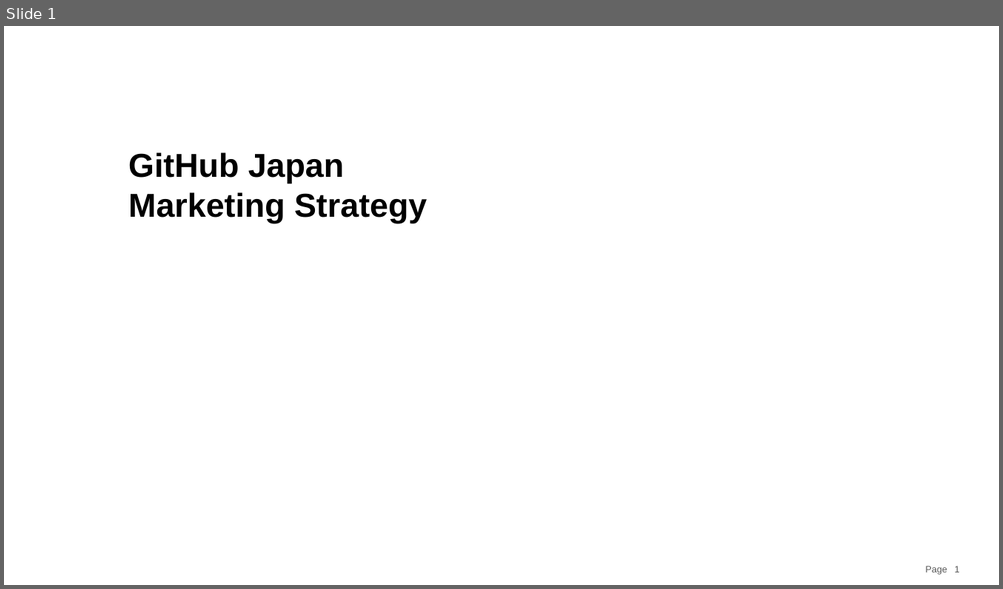
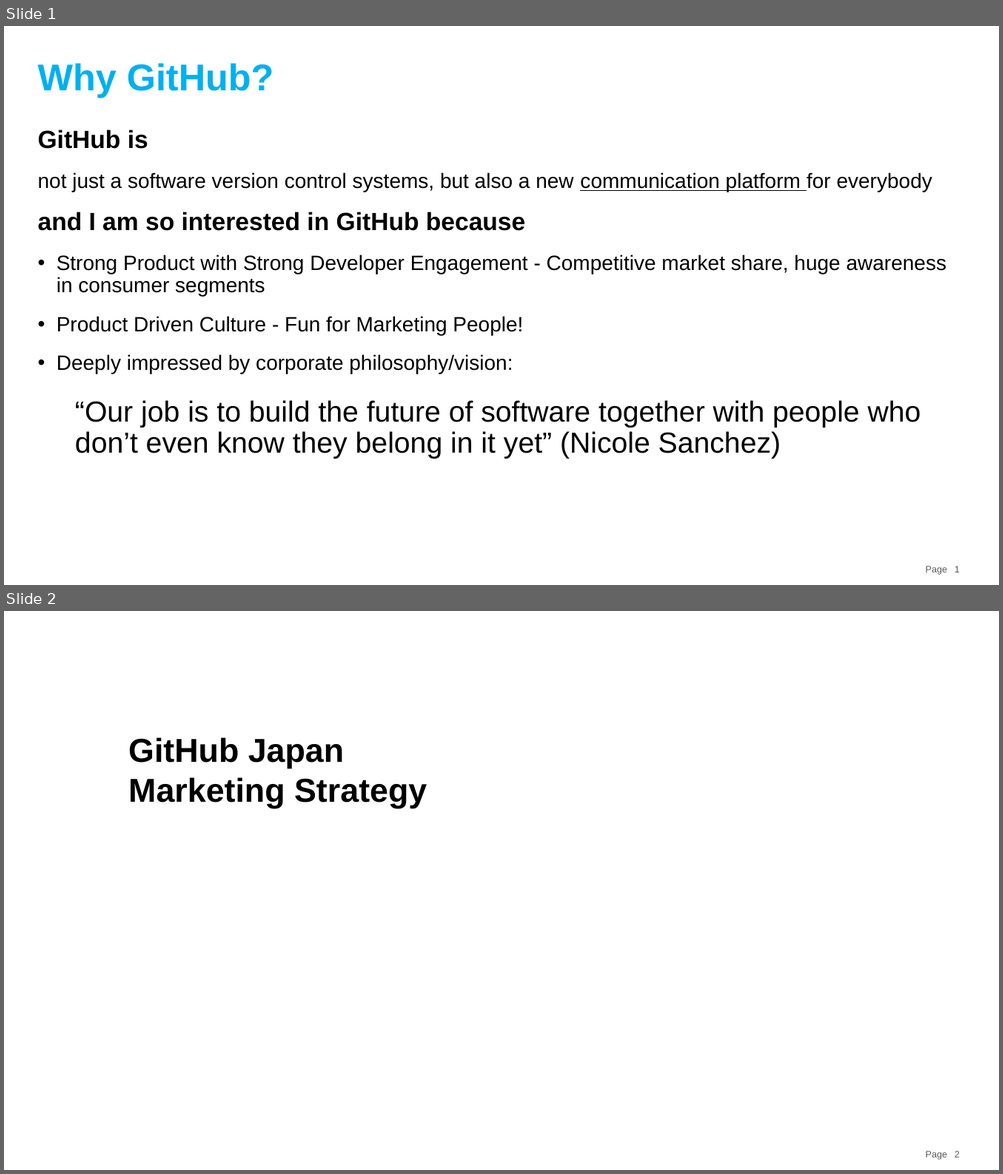
Before and after one commit to souebina/GitHub-Japan-Marketing-Plan, a slide deck: GitHub Japan Marketing Strategy.pptx. Shown one above the other, each under a label of ours: slide 1 before the commit, slides 1 and 2 after it. The pictures are 1003x589 and 1003x1174 pixels, drawn with LibreOffice and Linux fonts; fonts in the diff are those of the drawing. Boxes give left, top, right and bottom in pixels: in the first picture for what was removed or moved away, otherwise in the second. Text is boxed around its words. In the diff, an @@ line names an element or a change of style, - is before the commit and + after.

```diff
--- a/GitHub Japan Marketing Strategy.pptx
+++ b/GitHub Japan Marketing Strategy.pptx
@@ slide 1 added at [4,26,999,585], background #FFFFFF; not listed: 2 template elements that a slide beside it also shows @@
@@ title added at [38,63,274,98], 36 pt, text #00B0F0, bold @@
+Why GitHub?
@@ text added at [38,130,947,459], 20 pt, text #000000 @@
+GitHub is
+not just a software version control systems, but also a new communication platform for everybody
+and I am so interested in GitHub because
+• Strong Product with Strong Developer Engagement - Competitive market share, huge awareness in consumer segments
+• Product Driven Culture - Fun for Marketing People!
+• Deeply impressed by corporate philosophy/vision:
+  “Our job is to build the future of software together with people who don’t even know they belong in it yet” (Nicole Sanchez)
@@ what was slide 1 is now slide 2 @@
@@ page number at [954,1151,959,1158]: text changed @@
-1
+2
```
Also in this commit, not shown: 1 slide changed.
